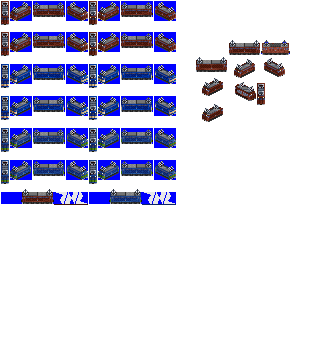
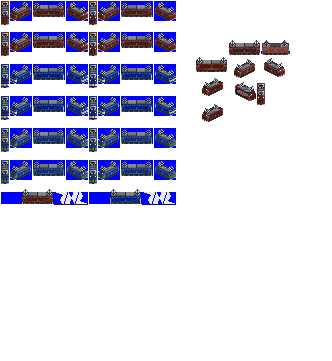
Two versions of the same layered image (332 x 361). Layer-by-layer changes:
painted on "ef63 cc" over bbox(110, 192, 176, 205)
